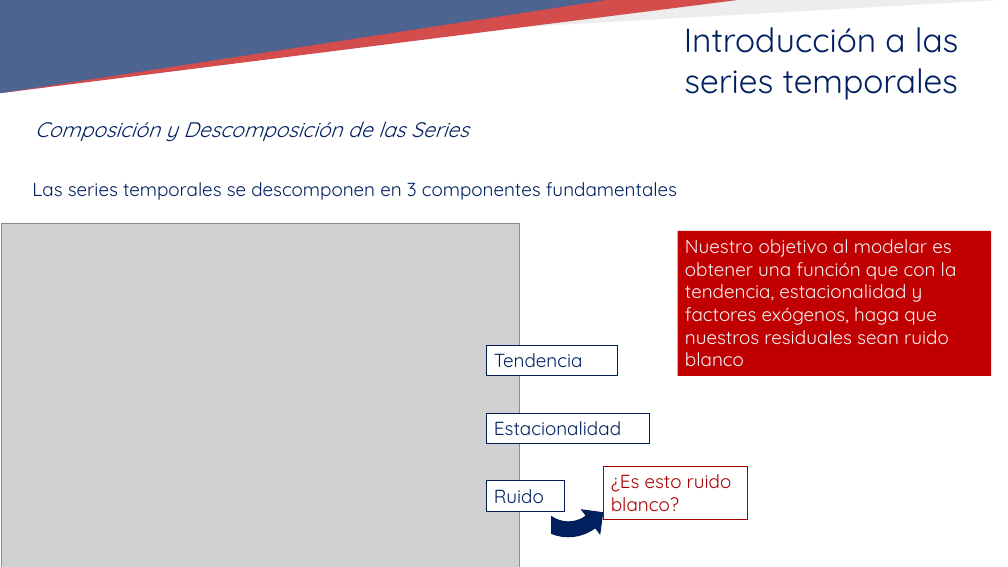
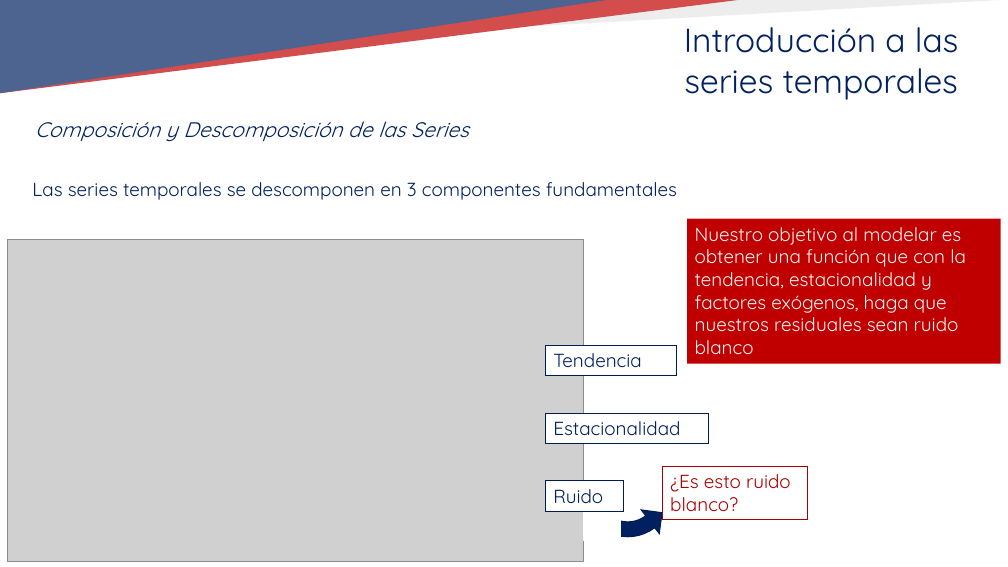
Before and after one commit to TeresaLendez/timeseries_lab-1, a slide deck: slide 17 of 01_INTRODUCTION/01_INTRODUCCION_TSLAB.pptx. Drawn at 1008x567 pixels with LibreOffice and Linux fonts; fonts in the diff are those of the drawing; grey boxes stand for pictures; background and template pictures are left out. Boxes give left, top, right and bottom in pixels: in the first picture for what was removed or moved away, otherwise in the second. Text is boxed around its words. In the diff, an @@ line names an element or a change of style, - is before the commit and + after.

```diff
--- a/01_INTRODUCTION/01_INTRODUCCION_TSLAB.pptx
+++ b/01_INTRODUCTION/01_INTRODUCCION_TSLAB.pptx
@@ picture: place and size @@
-picture at box(2, 223, 520, 567)
+picture at box(8, 239, 585, 561)
@@ rectangle "Nuestro objetivo al modelar es ...": place and size @@
-rectangle "Nuestro objetivo al modelar es ..." at box(678, 231, 991, 376)
+rectangle "Nuestro objetivo al modelar es ..." at box(687, 219, 1001, 364)
@@ 4 rectangles, 1 bent arrow: place and size @@
-4 rectangles, 1 bent arrow at box(487, 346, 748, 560)
+4 rectangles, 1 bent arrow at box(546, 346, 808, 560)
@@ rectangle: place and size @@
-rectangle at box(513, 511, 550, 548)
+rectangle at box(584, 504, 620, 541)
```
Also in this commit, not shown: 2 other files.
